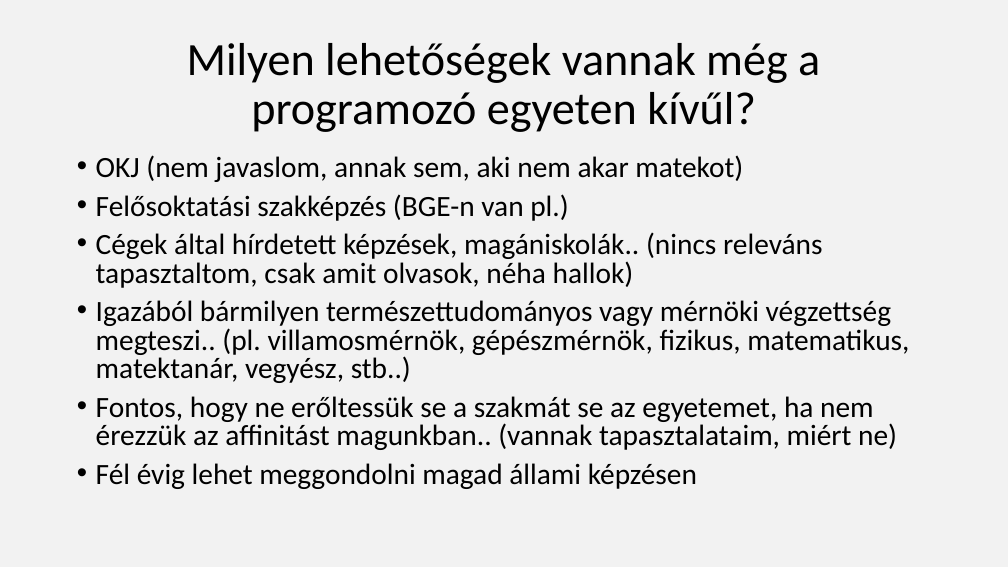
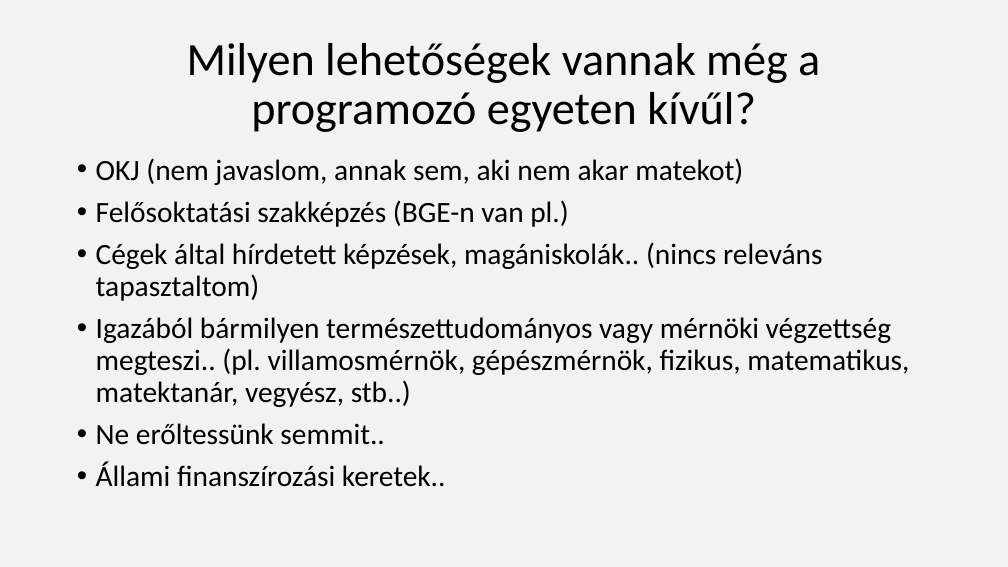
Before and after one commit to nagyandras95/Egyetem, a slide deck: slide 6 of efop/03/Programozók világa.pptx (slide 5 before the commit). Drawn at 1008x567 pixels with LibreOffice and Linux fonts; fonts in the diff are those of the drawing. Boxes give left, top, right and bottom in pixels: in the first picture for what was removed or moved away, otherwise in the second. Text is boxed around its words. In the diff, an @@ line names an element or a change of style, - is before the commit and + after.

```diff
--- a/efop/03/Programozók világa.pptx
+++ b/efop/03/Programozók világa.pptx
@@ text at (96, 158, 909, 407): line spacing 0.8 to 0.9 @@
@@ text at (96, 242, 822, 301): text changed @@
-• Cégek által hírdetett képzések, magániskolák.. (nincs releváns tapasztaltom, csak amit olvasok, néha hallok)
+• Cégek által hírdetett képzések, magániskolák.. (nincs releváns tapasztaltom)
@@ text at (96, 423, 446, 487): text changed @@
-• Fontos, hogy ne erőltessük se a szakmát se az egyetemet, ha nem érezzük az affinitást magunkban.. (vannak tapasztalataim, miért ne)
-• Fél évig lehet meggondolni magad állami képzésen
+• Ne erőltessünk semmit..
+• Állami finanszírozási keretek..
```
Also in this commit, not shown: 2 other slides changed, 1 slide added.
